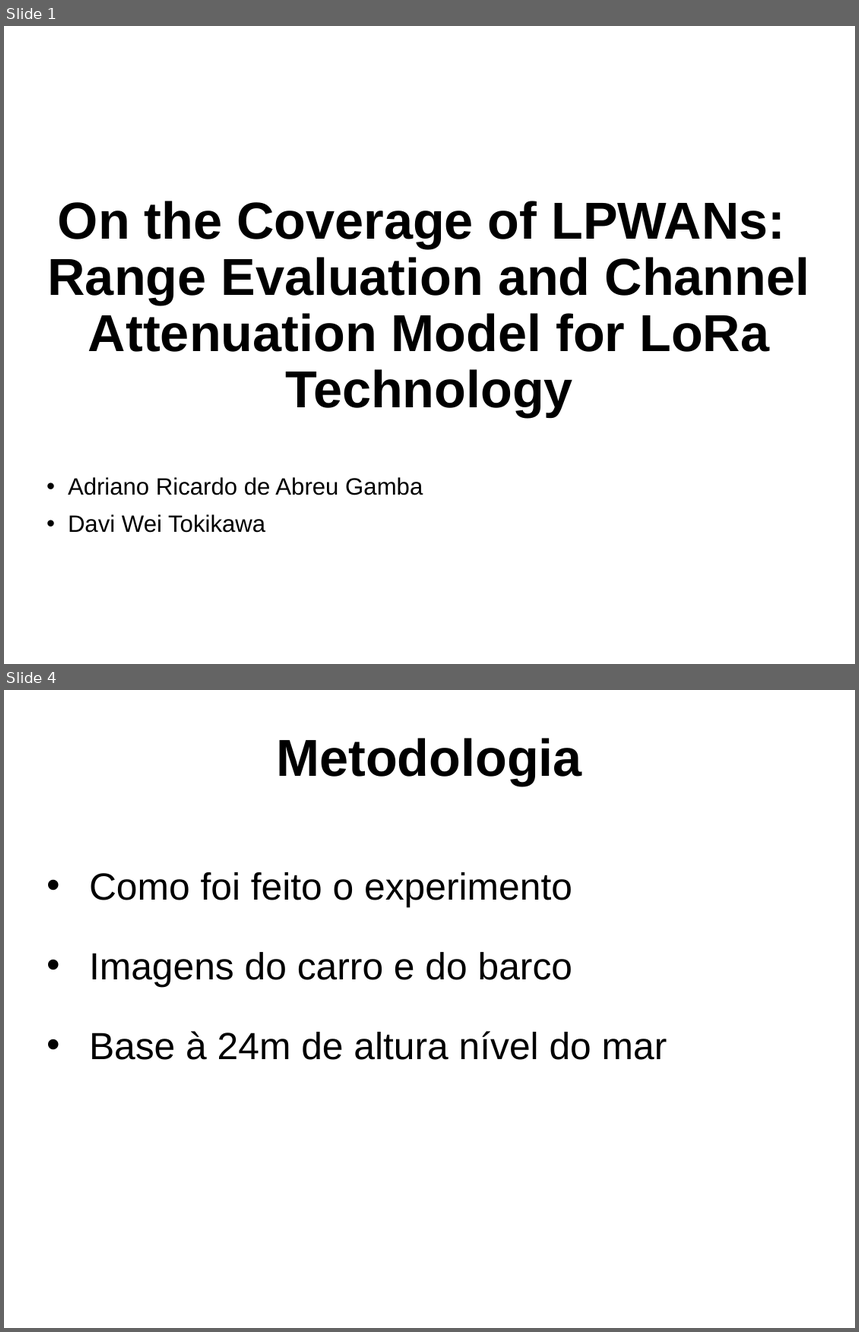
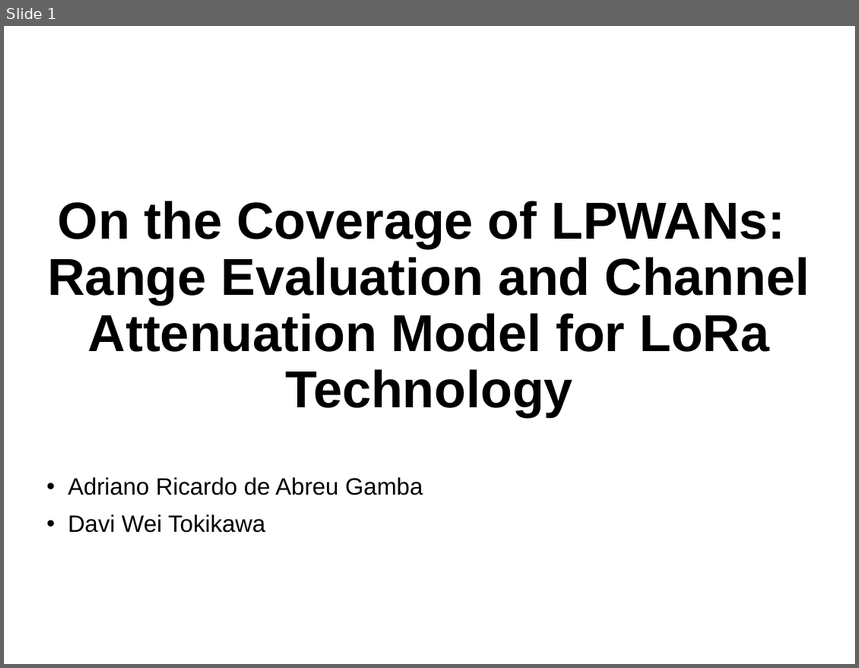
Before and after one commit to DaviWT/Com_Dig, a slide deck: Artigo/Apresentação.pptx. Shown one above the other, each under a label of ours: slides 1 and 4 before the commit, slide 1 after it; the slides between them are not shown. The pictures are 859x1332 and 859x668 pixels, drawn with LibreOffice and Linux fonts; fonts in the diff are those of the drawing; background and template pictures are left out. Boxes give left, top, right and bottom in pixels: in the first picture for what was removed or moved away, otherwise in the second. Text is boxed around its words. In the diff, an @@ line names an element or a change of style, - is before the commit and + after.

Commit message:
Artigo | slides sobre objetivo e metodologia feitos

```diff
--- a/Artigo/Apresentação.pptx
+++ b/Artigo/Apresentação.pptx
@@ slide 4 removed at <box>4,690,855,1328</box>, background picture (left out) @@
@@ text removed at <box>276,738,582,786</box> @@
-Metodologia
@@ text removed at <box>89,872,667,1060</box> @@
-• Como foi feito o experimento
-• Imagens do carro e do barco
-• Base à 24m de altura nível do mar
```
Also in this commit, not shown: 2 slides changed, 1 slide added, 1 other file.
